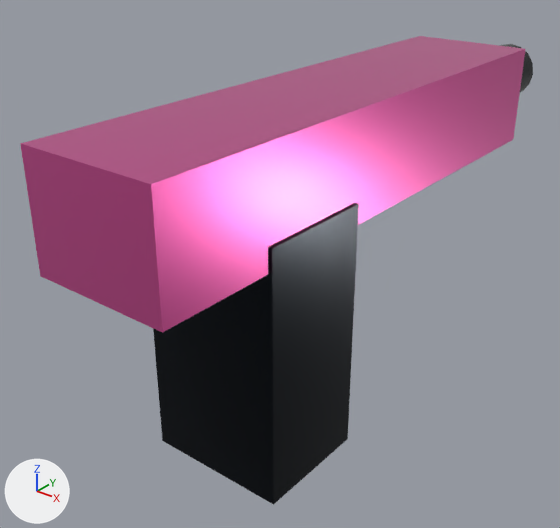
What one commit did to the glTF model public/assets/models/weapons/pistol.glb.
One viewpoint serves both versions: a 50 mm camera at (0.973, -1.391, 0.633) aimed at (-0.125, -0.019, -0.218). The axes (+X, +Y, +Z) are drawn at lower left. The lights are the same throughout. The picture after the commit comes second. Where no turn or scale is listed for an object, it has been applied to the vertices. Vertices at exactly the same position are counted once.

The scene before the commit, as lines of its bpy script (objects in view):
```python
me_mesh_0 = bpy.data.meshes.new('Mesh_0')
me_mesh_0.from_pydata(...)  # a box spanning x -0.16..0.16, y -0.675..0.675, z -0.125..0.125
me_mesh_0.materials.append(mat_material_0)  # pink #e45da8
me_mesh_1 = bpy.data.meshes.new('Mesh_1')
me_mesh_1.from_pydata(...)  # a box spanning x -0.14..0.14, y -0.17..0.17, z -0.3..0.3
me_mesh_1.materials.append(mat_material_1)  # black #111820
me_mesh_2 = bpy.data.meshes.new('Mesh_2')
me_mesh_2.from_pydata(...)  # 36 vertices, 64 faces; spans x -0.08..0.08, y -0.175..0.175, z -0.08..0.08
me_mesh_2.materials.append(mat_material_1)  # black #111820
ob_mesh_0 = bpy.data.objects.new('Mesh_0', me_mesh_0)
ob_mesh_0.location = (0.0, 0.0, 0.12)
ob_mesh_1 = bpy.data.objects.new('Mesh_1', me_mesh_1)
ob_mesh_1.parent = ob_pistol_weapon
ob_mesh_1.location = (-0.27, 0.0, -0.25)
ob_mesh_2 = bpy.data.objects.new('Mesh_2', me_mesh_2)
ob_mesh_2.location = (0.0, 0.79, 0.12)
```
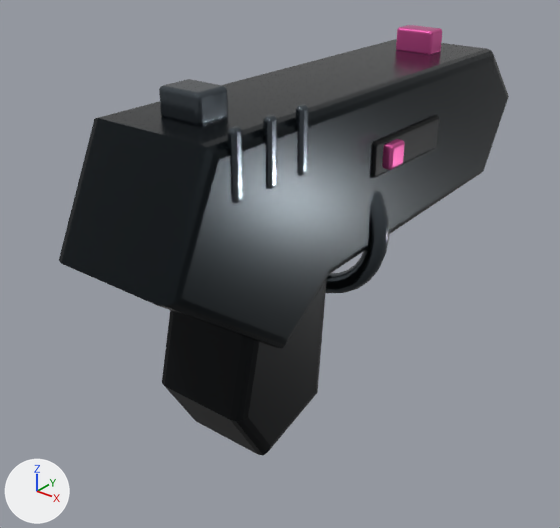
Where the change shows, as pixel boxes [x1, y1, x2, y2] in the pictures (560 x 528 px):
'Mesh_0', reshaped, moved, recoloured (11% narrower): before [20, 36, 525, 333]; after [59, 39, 509, 348]
'Mesh_1', reshaped, moved, turned: before [153, 203, 359, 505]; after [162, 278, 327, 455]
'Mesh_8', added: after [159, 79, 228, 125]
'Mesh_9', added: after [326, 190, 389, 293]
'Mesh_10', added (black): after [370, 115, 440, 178]
'Mesh_7', added: after [396, 25, 442, 54]
'Mesh_4', added: after [228, 126, 243, 204]
'Mesh_5', added: after [263, 115, 277, 189]
'Mesh_6', added: after [296, 105, 309, 176]
'Mesh_12', added (pink): after [382, 139, 405, 170]
'Mesh_2', moved, rescaled (not visible afterwards): before [500, 44, 533, 92]

Patch to the scene script:
```diff
--- a/public/assets/models/weapons/pistol.glb.py
+++ b/public/assets/models/weapons/pistol.glb.py
@@ me_mesh_0 @@
-me_mesh_0.from_pydata(...)  # 8 vertices, 12 faces; spans x -0.16..0.16, y -0.675..0.675, z -0.125..0.125
-me_mesh_0.materials.append(mat_material_0)  # pink #e45da8
+me_mesh_0.from_pydata(...)  # 56 vertices, 108 faces; spans x -0.15..0.15, y -0.651..0.651, z -0.211..0.265
+# me_mesh_0 part 1: the whole mesh is rebuilt
+me_mesh_0.materials.append(mat_weapon_receiver)  # black #252b2f
@@ me_mesh_1 @@
 # used by ob_mesh_1; parent = ob_pistol_weapon; location = (-0.27, 0.0, -0.25)
-me_mesh_1.from_pydata(...)  # 8 vertices, 12 faces; spans x -0.14..0.14, y -0.17..0.17, z -0.3..0.3
-me_mesh_1.materials.append(mat_material_1)  # black #111820
+me_mesh_1.from_pydata(...)  # 40 vertices, 76 faces; spans x -0.156..0.136, y -0.12..0.12, z -0.391..0.156
+# me_mesh_1 part 2: the whole mesh is rebuilt
+me_mesh_1.materials.append(mat_weapon_polymer)  # black #111417
@@ me_mesh_2 @@
-me_mesh_2.from_pydata(...)  # 36 vertices, 64 faces; spans x -0.08..0.08, y -0.175..0.175, z -0.08..0.08
+me_mesh_2.from_pydata(...)  # 36 vertices, 64 faces; spans x -0.042..0.042, y -0.17..0.17, z -0.042..0.042
+# me_mesh_2 part 3: the whole mesh is scaled about its middle by (0.525, 0.971, 0.525)
 me_mesh_2.materials.append(mat_material_1)
@@ ob_mesh_0 @@
 ob_mesh_0 = bpy.data.objects.new('Mesh_0', me_mesh_0)
-ob_mesh_0.location = (0.0, 0.0, 0.12)
+ob_mesh_0.location = (0.0, 0.0, 0.0)
@@ ob_mesh_1 @@
 ob_mesh_1.parent = ob_pistol_weapon
-ob_mesh_1.location = (-0.27, 0.0, -0.25)
+ob_mesh_1.location = (-0.27, 0.0, -0.1)
+ob_mesh_1.rotation_euler = (0.0, 0.12, 0.0)  # degrees (0, 6.9, 0)
@@ ob_mesh_2 @@
 ob_mesh_2 = bpy.data.objects.new('Mesh_2', me_mesh_2)
-ob_mesh_2.location = (0.0, 0.79, 0.12)
+ob_mesh_2.location = (0.0, 0.64, 0.12)
@@ ob_mesh_12 @@
+ob_mesh_12 = bpy.data.objects.new('Mesh_12', me_mesh_12)  # 296 vertices, 588 faces; spans x -0.0125..0.0125, y -0.0275..0.0275, z -0.0275..0.0275; in mat_weapon_accent (pink #e45da8)
+ob_mesh_12.location = (0.18, -0.02, 0.13)
@@ ob_mesh_10 @@
+ob_mesh_10 = bpy.data.objects.new('Mesh_10', me_mesh_10)  # 296 vertices, 588 faces; spans x -0.009..0.009, y -0.14..0.14, z -0.04..0.04; in mat_weapon_polymer (black #111417)
+ob_mesh_10.location = (0.151, 0.08, 0.12)
@@ ob_mesh_9 @@
+ob_mesh_9 = bpy.data.objects.new('Mesh_9', me_mesh_9)  # 319 vertices, 560 faces; spans x -0.185..0.185, y -0.024..0.024, z -0.185..0.185; in mat_weapon_machined_trim (dark grey #596168)
+ob_mesh_9.location = (0.0, -0.03, -0.06)
@@ ob_mesh_8 @@
+ob_mesh_8 = bpy.data.objects.new('Mesh_8', me_mesh_8)  # 296 vertices, 588 faces; spans x -0.05..0.05, y -0.04..0.04, z -0.03..0.03; in mat_weapon_machined_trim (dark grey #596168)
+ob_mesh_8.location = (0.0, -0.42, 0.29)
@@ ob_mesh_7 @@
+ob_mesh_7 = bpy.data.objects.new('Mesh_7', me_mesh_7)  # 296 vertices, 588 faces; spans x -0.05..0.05, y -0.03..0.03, z -0.03..0.03; in mat_weapon_accent (pink #e45da8)
+ob_mesh_7.location = (0.0, 0.38, 0.29)
@@ ob_mesh_6 @@
+ob_mesh_6 = bpy.data.objects.new('Mesh_6', me_mesh_6)  # 296 vertices, 588 faces; spans x -0.009..0.009, y -0.0125..0.0125, z -0.065..0.065; in mat_weapon_machined_trim (dark grey #596168)
+ob_mesh_6.location = (0.15, -0.3, 0.22)
@@ ob_mesh_5 @@
+ob_mesh_5 = bpy.data.objects.new('Mesh_5', me_mesh_6.copy())
+ob_mesh_5.location = (0.15, -0.39, 0.22)
@@ ob_mesh_4 @@
+ob_mesh_4 = bpy.data.objects.new('Mesh_4', me_mesh_6.copy())
+ob_mesh_4.location = (0.15, -0.48, 0.22)
```
